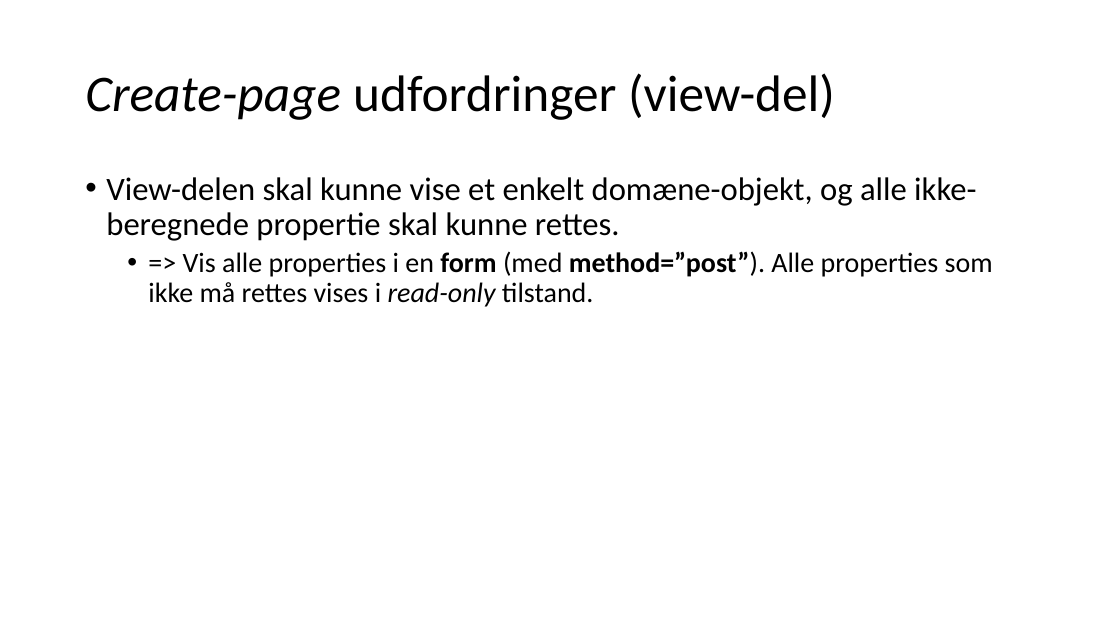
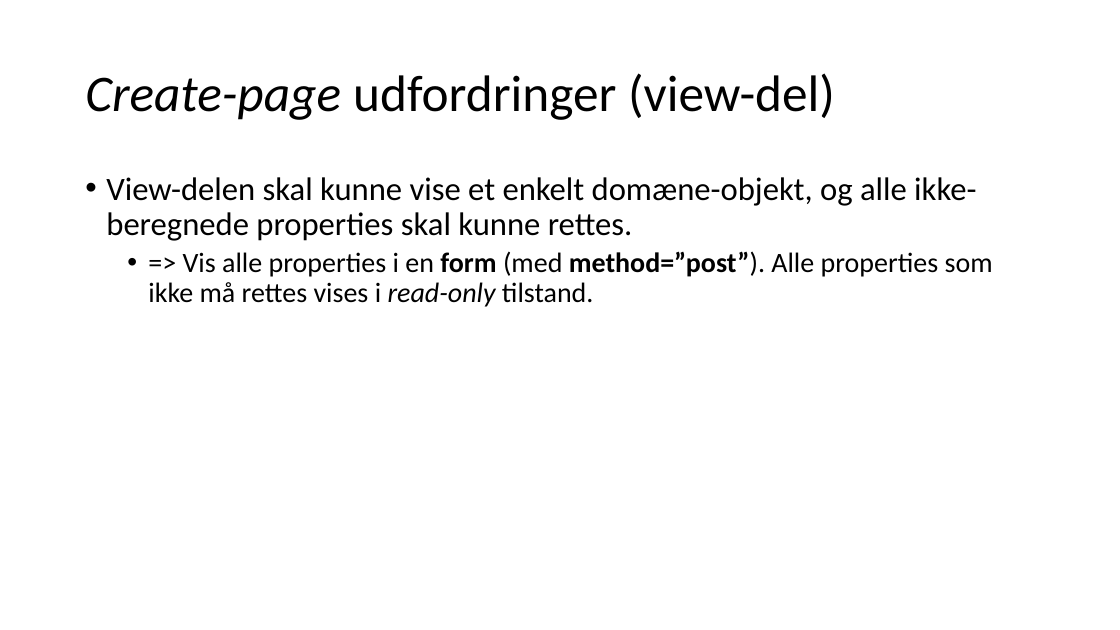
Before and after one commit to perslaursen/OOProg22, a slide deck: slide 22 of Chap/RazorPages/RazorPagesogData.pptx. Drawn at 1120x630 pixels with LibreOffice and Linux fonts; fonts in the diff are those of the drawing. Boxes give left, top, right and bottom in pixels: in the first picture for what was removed or moved away, otherwise in the second. Text is boxed around its words. In the diff, an @@ line names an element or a change of style, - is before the commit and + after.

Commit message:
Several updates to Razor Pages chapter
Many exercise solutions updated, also a few materials. Added a Razor Pages Overview presentation.

```diff
--- a/Chap/RazorPages/RazorPagesogData.pptx
+++ b/Chap/RazorPages/RazorPagesogData.pptx
@@ text at box(106, 177, 976, 241): text changed @@
-• View-delen skal kunne vise et enkelt domæne-objekt, og alle ikke-beregnede propertie skal kunne rettes.
+• View-delen skal kunne vise et enkelt domæne-objekt, og alle ikke-beregnede properties skal kunne rettes.
```
Also in this commit, not shown: 29 other files.
